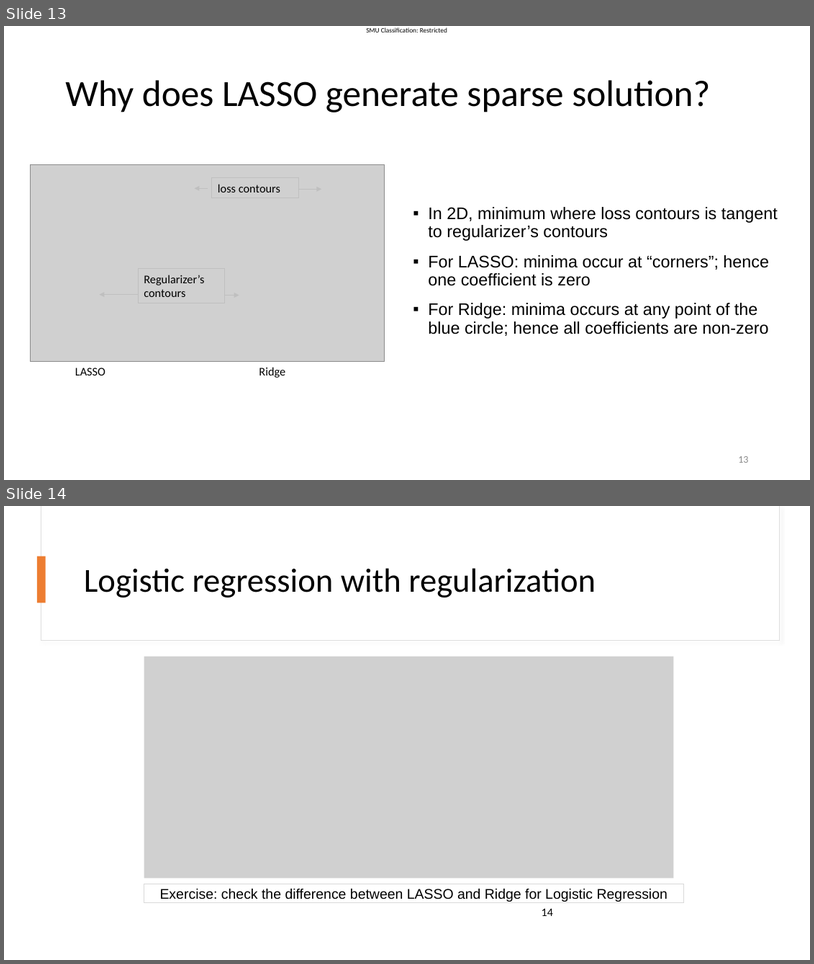
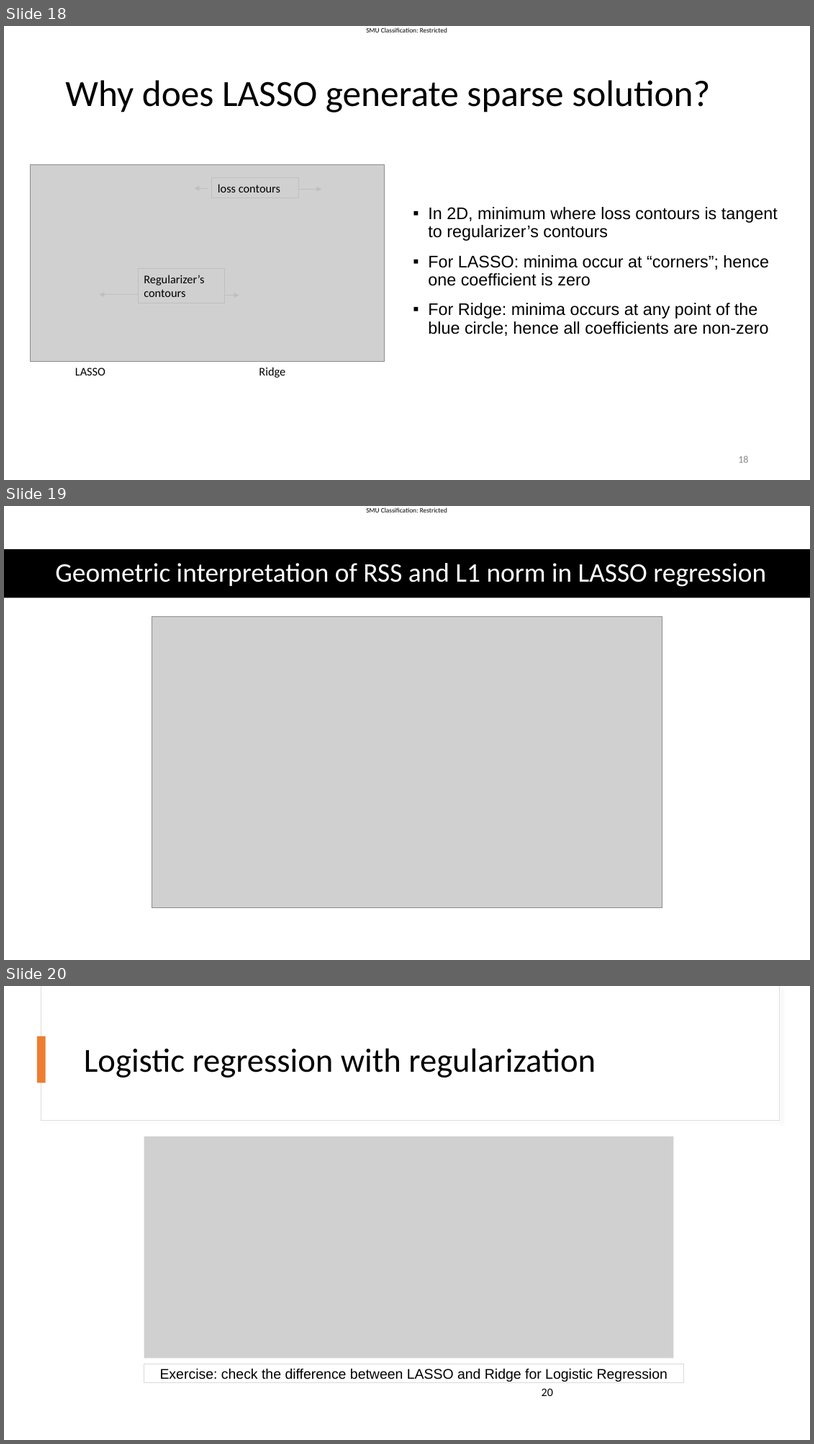
Before and after one commit to SMUMQF2425/qf624_qf632_2025, a slide deck: Lecture slides - Week 7.pptx. Shown one above the other, each under a label of ours: slides 13 and 14 before the commit, slides 18, 19 and 20 after it. The pictures are 814x964 and 814x1444 pixels, drawn with LibreOffice and Linux fonts; fonts in the diff are those of the drawing; grey boxes stand for pictures. Boxes give left, top, right and bottom in pixels: in the first picture for what was removed or moved away, otherwise in the second. Text is boxed around its words. In the diff, an @@ line names an element or a change of style, - is before the commit and + after.

```diff
--- a/Lecture slides - Week 7.pptx
+++ b/Lecture slides - Week 7.pptx
@@ slide 19 added at (4,506,810,960), background #FFFFFF; not listed: 1 template element that a slide beside it also shows @@
@@ rectangle added at (4,549,810,598), fill #000000 @@
@@ title added at (55,563,766,587), 32 pt, text #FFFFFF @@
+Geometric interpretation of RSS and L1 norm in LASSO regression
@@ picture added at (152,617,662,908) @@
@@ what was slide 13 is now slide 18 @@
@@ page number at (738,455,748,462): text changed @@
-13
+18
@@ what was slide 14 is now slide 20 @@
@@ page number at (542,1388,553,1396): text changed @@
-14
+20
```
Also in this commit, not shown: 10 slides changed, 7 other slides added, 1 slide removed, 1 other file.
